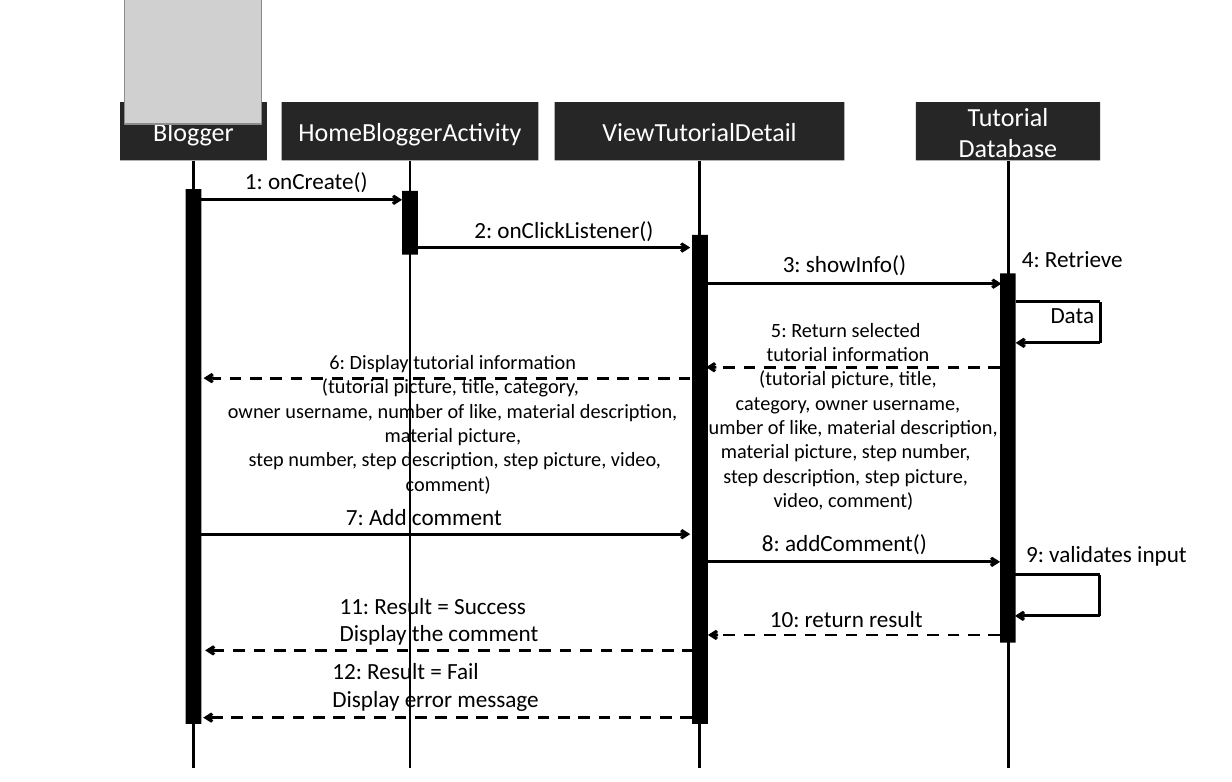
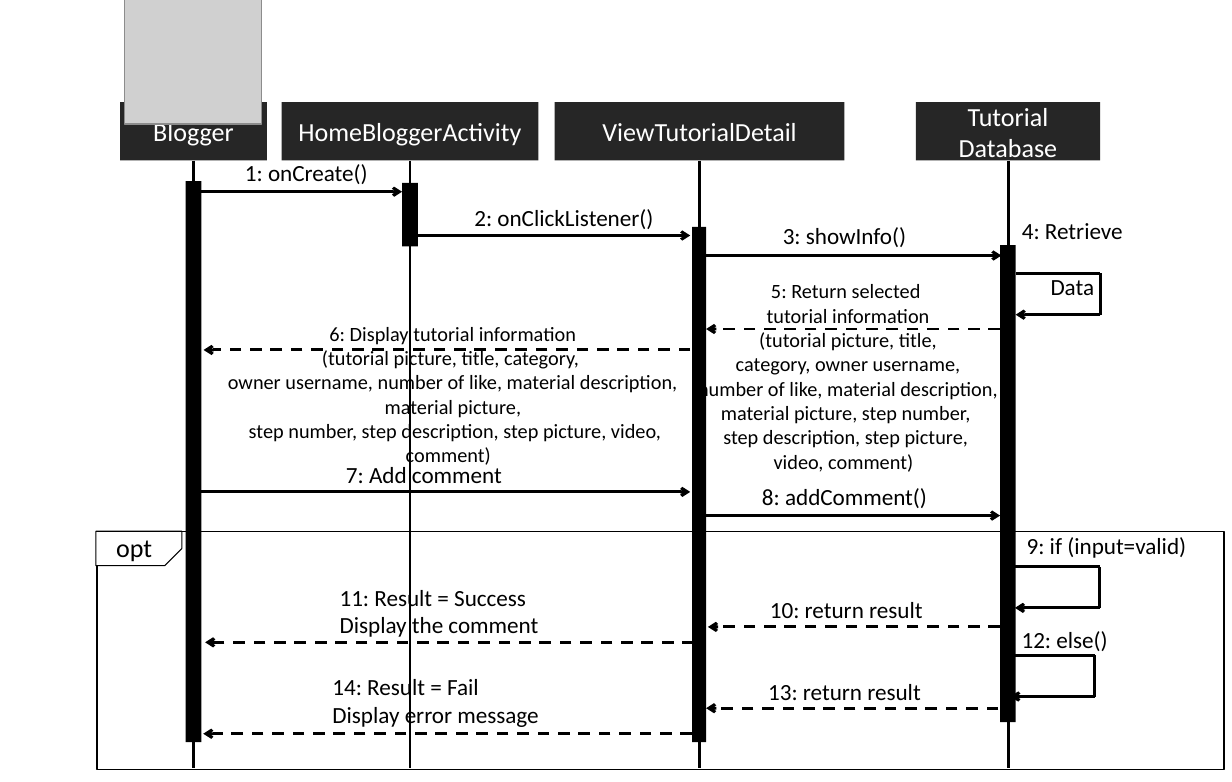
Before and after one commit to asciidaitoon/HanDIYcraft, a slide deck: slide 32 of Design/SQ mobile.pptx. Drawn at 1232x782 pixels with LibreOffice and Linux fonts; fonts in the diff are those of the drawing; grey boxes stand for pictures. Boxes give left, top, right and bottom in pixels: in the first picture for what was removed or moved away, otherwise in the second. Text is boxed around its words. In the diff, an @@ line names an element or a change of style, - is before the commit and + after.

```diff
--- a/Design/SQ mobile.pptx
+++ b/Design/SQ mobile.pptx
@@ rectangle: place and size @@
-rectangle at box(186, 189, 201, 724)
+rectangle at box(186, 182, 201, 743)
@@ text "2: onClickListener()": place and size @@
-text "2: onClickListener()" at box(474, 221, 653, 241)
+text "2: onClickListener()" at box(474, 209, 653, 229)
@@ 5 arrows, 3 texts, 2 lines, 1 rectangle: place and size @@
-5 arrows, 3 texts, 2 lines, 1 rectangle at box(193, 172, 1100, 651)
+5 arrows, 3 texts, 2 lines, 1 rectangle at box(193, 164, 1100, 643)
@@ rectangle: place and size @@
-rectangle at box(692, 235, 707, 724)
+rectangle at box(692, 227, 706, 743)
@@ rectangle: place and size @@
-rectangle at box(1000, 273, 1016, 643)
+rectangle at box(1000, 245, 1016, 722)
@@ text "5: Return selected": place and size @@
-text "5: Return selected" at box(698, 323, 997, 510)
+text "5: Return selected" at box(698, 284, 997, 472)
@@ 3 texts, 3 arrows, 2 lines: place and size @@
-3 texts, 3 arrows, 2 lines at box(203, 251, 1123, 497)
+3 texts, 3 arrows, 2 lines at box(203, 223, 1123, 469)
@@ arrow moved from (1000, 367) - (706, 367) to (1000, 330) - (706, 330) @@
@@ arrow moved from (193, 534) - (691, 534) to (193, 492) - (691, 492) @@
@@ snip rect added at box(96, 532, 182, 566), fill #FFFFFF, outline #000000 0.75 pt @@
@@ rectangle added at box(97, 532, 1225, 771), outline #000000 1 pt @@
@@ 2 texts, 1 arrow: place and size @@
-2 texts, 1 arrow at box(346, 509, 1000, 562)
+2 texts, 1 arrow at box(346, 463, 1000, 516)
@@ text at box(1027, 537, 1186, 558): text changed @@
-9: validates input
+9: if (input=valid)
@@ text added at box(116, 540, 152, 562), 18 pt, text #000000 @@
+opt
@@ line added from (1095, 656) to (1011, 656), #000000 2 pt @@
@@ text added at box(1022, 631, 1107, 655), 16 pt, text #000000 @@
+12: else()
@@ line added from (1095, 697) to (1095, 656), #000000 2 pt @@
@@ text "14: Result = Fail": place and size @@
-text "14: Result = Fail" at box(332, 660, 538, 713)
+text "14: Result = Fail" at box(332, 676, 538, 730)
@@ text at box(332, 676, 479, 702): text changed @@
-12: Result = Fail
+14: Result = Fail
@@ text added at box(768, 684, 920, 700), 16 pt, text #000000 @@
+13: return result
@@ arrow added from (998, 708) to (706, 708), #000000 2 pt dashed @@
@@ arrow added from (1095, 697) to (1011, 697), #000000 2 pt @@
@@ arrow moved from (692, 718) - (203, 718) to (692, 734) - (203, 734) @@
```
Also in this commit, not shown: 6 other slides changed, 30 other files.
